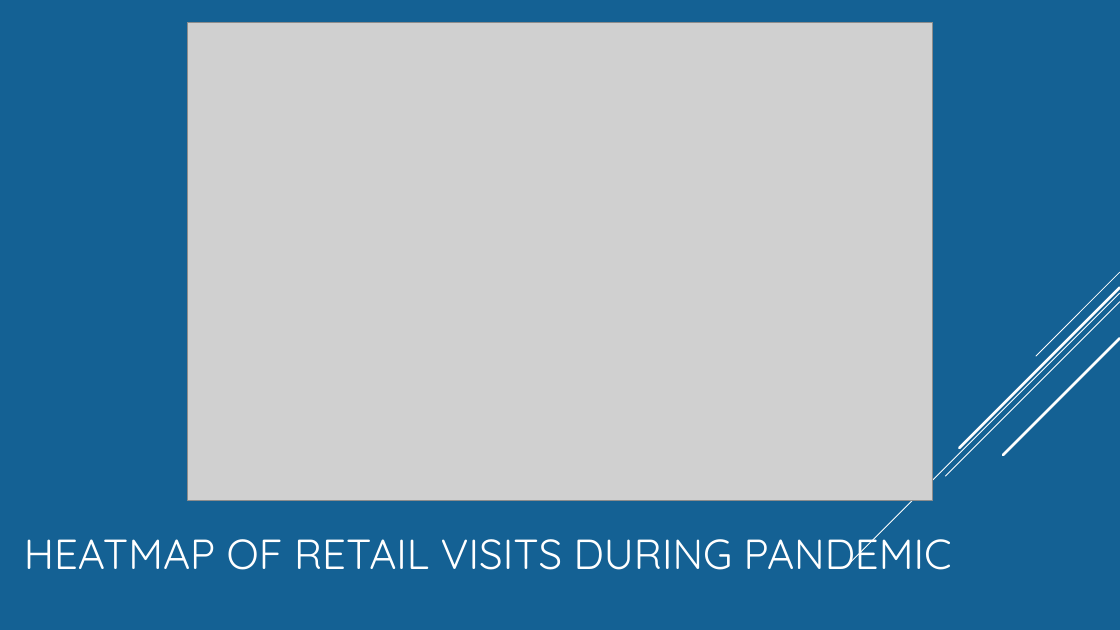
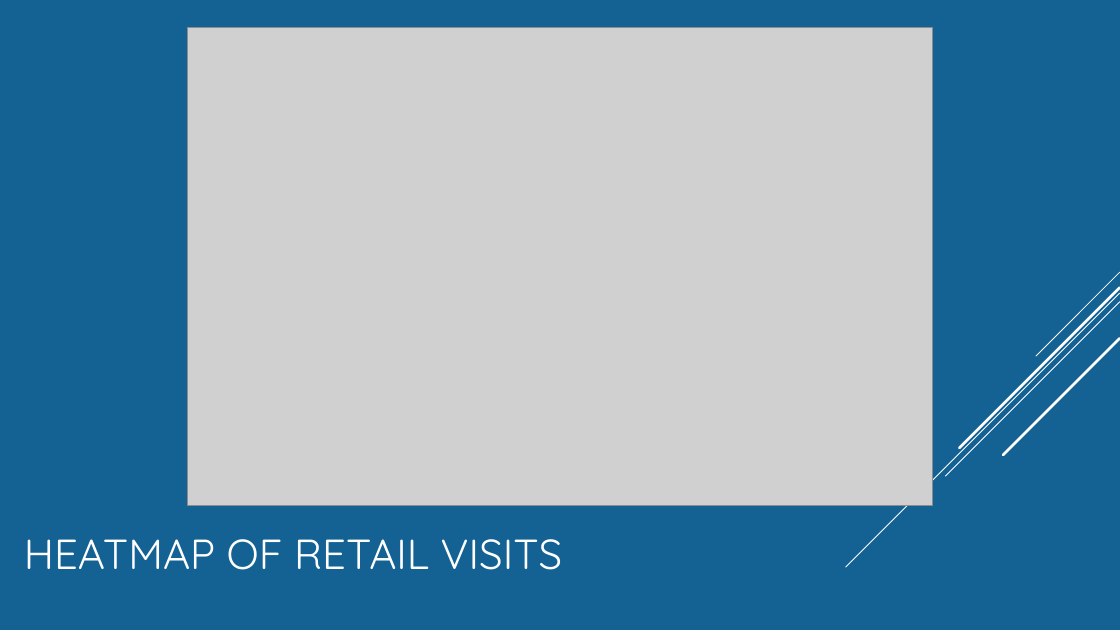
Before and after one commit to Munseaux/Pandemic-Movement, a slide deck: slide 18 of presentation.pptx (slide 14 before the commit). Drawn at 1120x630 pixels with LibreOffice and Linux fonts; fonts in the diff are those of the drawing; grey boxes stand for pictures. Boxes give left, top, right and bottom in pixels: in the first picture for what was removed or moved away, otherwise in the second. Text is boxed around its words. In the diff, an @@ line names an element or a change of style, - is before the commit and + after.

```diff
--- a/presentation.pptx
+++ b/presentation.pptx
@@ picture: place and size @@
-picture at bbox=[187, 22, 933, 501]
+picture at bbox=[187, 27, 933, 506]
@@ title at bbox=[24, 539, 563, 570]: text changed @@
-HEATMAP OF RETAIL VISITS DURING PANDEMIC
+HEATMAP OF RETAIL VISITS
```
Also in this commit, not shown: 5 other slides changed, 6 slides added, 1 slide removed.
